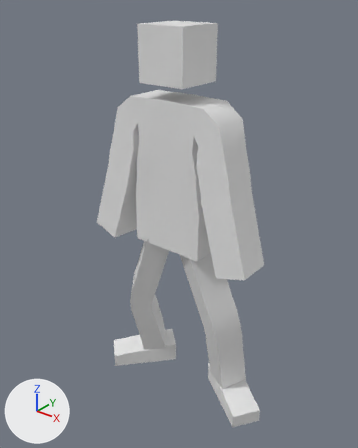
The FBX model IKPlatforming/Assets/Models/PersonRescale2.fbx, before and after one commit.
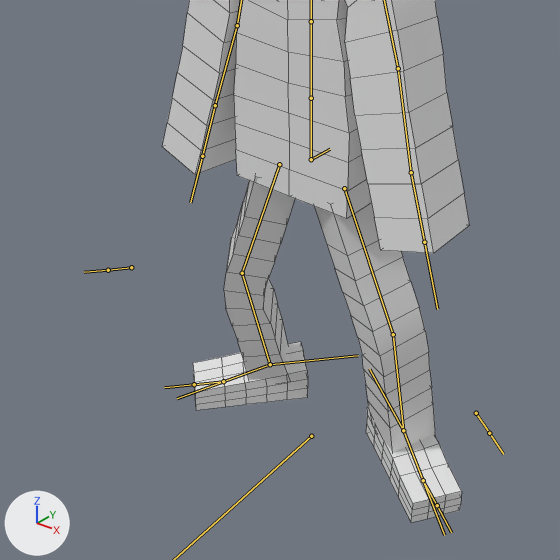
Each version appears first whole from a 50 mm camera at (4.81, -5.99, 7.23) aimed at (-0.07, 0.11, 3.45), and next in a close-up on the part from 2% to 88% of the width and 32% to 100% of the height. Every picture has the same lights, and +X, +Y and +Z are marked at lower left. Both versions are drawn at frame 11 of the action 'SwivelLeft.001'; the numbers are the values there. The bones that bend it are drawn over the model as lines in the close-ups. The close-ups show mesh edges as thin lines.

The first close-up shows 'MeshHalf'.
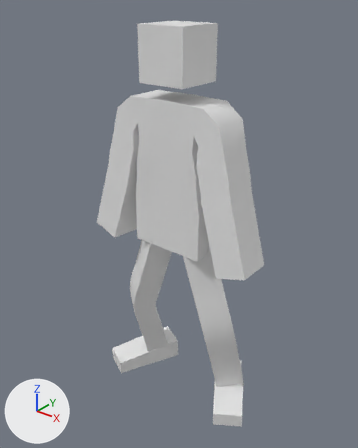
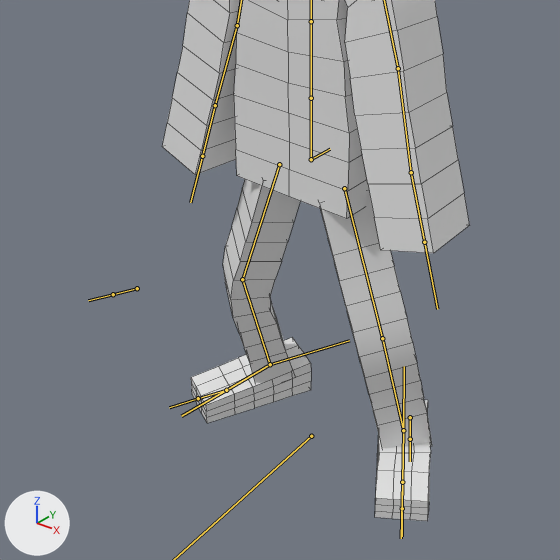
Pixel boxes (x1, y1, x2, y2) of what changed, in the close-ups (560 x 560 px):
'MeshHalf', posed: before (162, 0, 469, 523); after (162, 0, 469, 521)
bone 'Thigh.L', root to tip: before (344, 188) to (393, 334); after (344, 188) to (382, 338)
bone 'Foot.L', root to tip: before (403, 430) to (423, 480); after (403, 430) to (402, 482)
bone 'Thigh.R', root to tip: before (279, 164) to (242, 273); after (279, 164) to (242, 279)
bone 'Foot.R', root to tip: before (270, 364) to (223, 381); after (270, 364) to (226, 390)

The change in detail:
Bone 'Thigh.L' (bone_thigh_l) turns from (43, -58, -34) to (25, -42, -16) degrees about its own x, y and z.
Bone 'Foot.L' (bone_foot_l) turns from (-14, -7, -4) to (-16, -8, -9) degrees about its own x, y and z.
Bone 'Thigh.R' (bone_thigh_r) turns from (30, 47, 23) to (21, 34, 14) degrees about its own x, y and z.
Bone 'Foot.R' (bone_foot_r) turns from (-14, 7, 8) to (-15, 8, 11) degrees about its own x, y and z.
